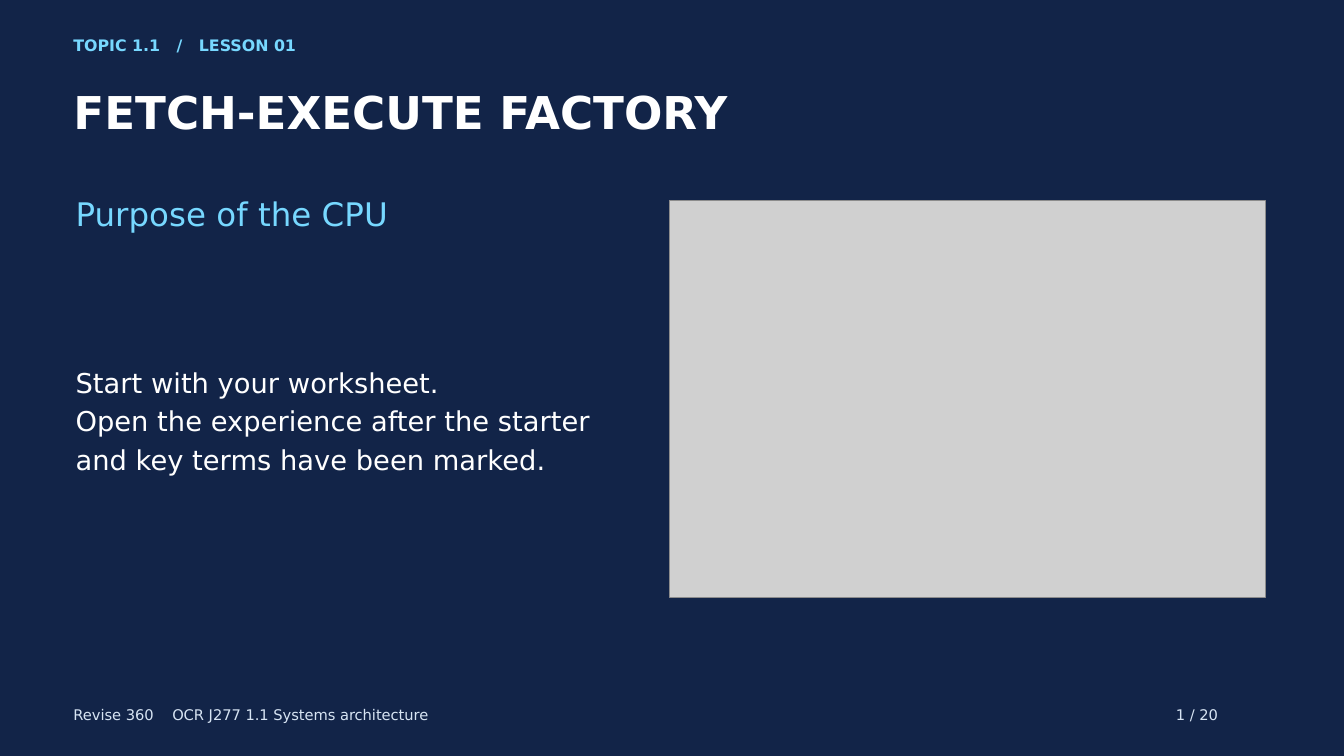
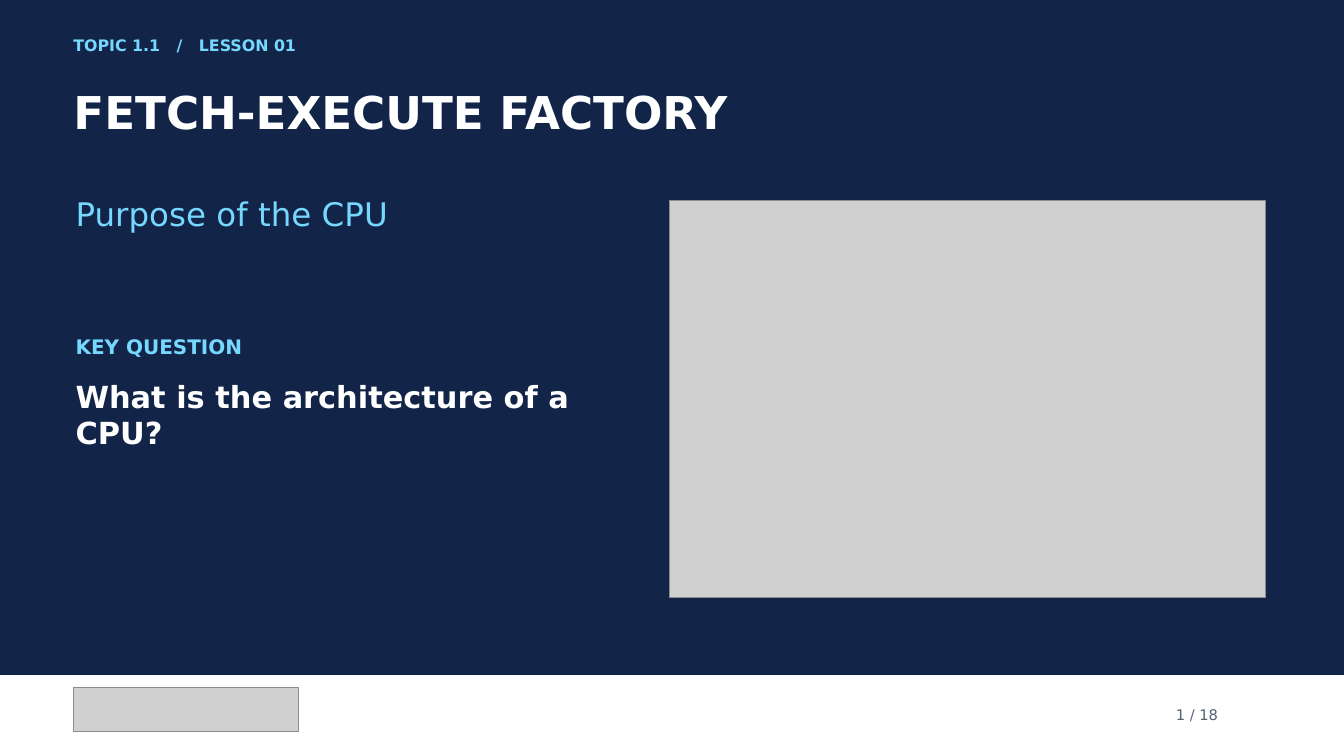
Before and after one commit to MrP-CS/Revise360, a slide deck: slide 1 of presentations/SA_L01_FetchExecuteFactory_Lesson.pptx. Drawn at 1344x756 pixels with LibreOffice and Linux fonts; fonts in the diff are those of the drawing; grey boxes stand for pictures. Boxes give left, top, right and bottom in pixels: in the first picture for what was removed or moved away, otherwise in the second. Text is boxed around its words. In the diff, an @@ line names an element or a change of style, - is before the commit and + after.

```diff
--- a/presentations/SA_L01_FetchExecuteFactory_Lesson.pptx
+++ b/presentations/SA_L01_FetchExecuteFactory_Lesson.pptx
@@ text added at <box>76,339,242,357</box>, 14.2 pt, text #77D8FF, bold @@
+KEY QUESTION
@@ text removed at <box>76,372,590,476</box> @@
-Start with your worksheet.
-Open the experience after the starter and key terms have been marked.
@@ text added at <box>76,385,568,445</box>, 21.8 pt, text #FFFFFF, bold @@
+What is the architecture of a CPU?
@@ rectangle added at <box>0,676,1344,756</box>, fill #FFFFFF @@
@@ picture added at <box>74,689,298,732</box> @@
@@ text removed at <box>73,709,428,723</box> @@
-Revise 360 OCR J277 1.1 Systems architecture
@@ text at <box>1176,709,1218,720</box>: text changed; text colour #D7E4F3 to #526174 @@
-1 / 20
+1 / 18
```
Also in this commit, not shown: 17 other slides changed, 2 slides removed, 4 other files.
